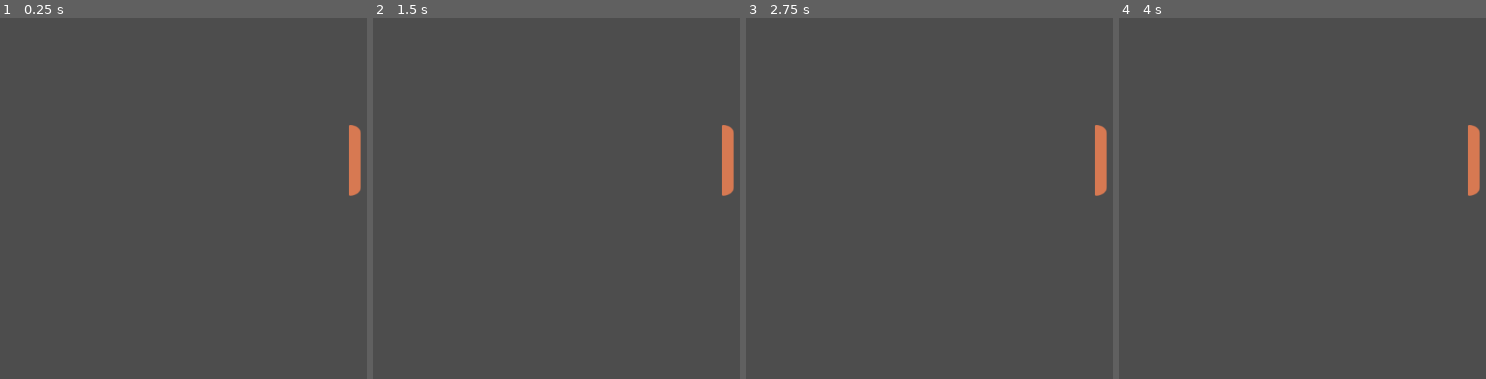
Above: before the commit, frames 1-4 (left to right).
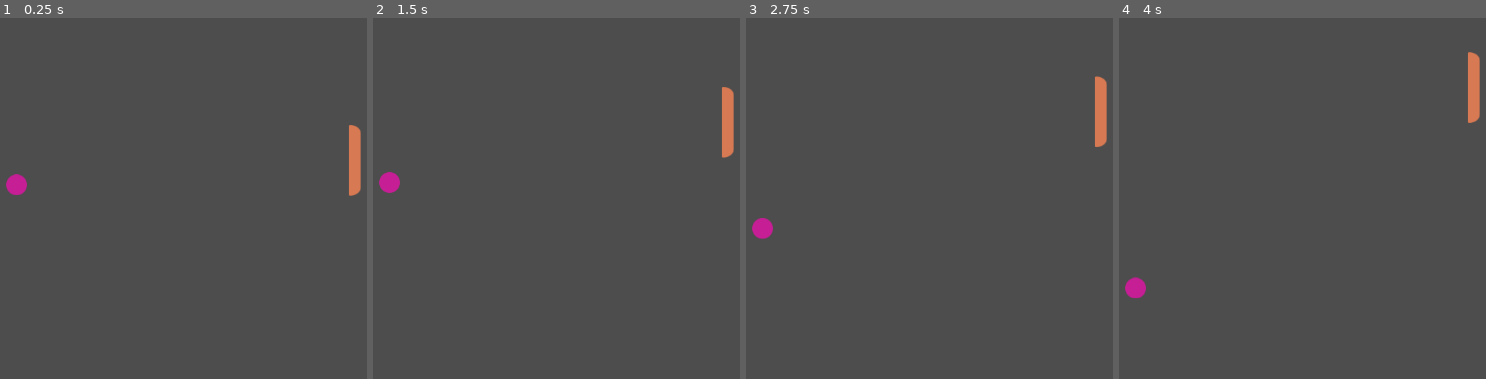
Above: after the commit, the same moments.

Repository: GeoRosa2019/GodotArcadeGame
Game: Godot game, scene res://Scenes/game.tscn
Same seed, same stepped clock (60 frames per second), same inputs: the game is played once before the commit and once after it.
Inputs:
- Up to frame 1 (0.25 s): no input
- Up to frame 2 (1.5 s): hold Up (move_up, bound only after the commit) 0.53-1.28 s; hold Down (move_down, bound only after the commit) from 1.28 s (still down)
- Up to frame 3 (2.75 s): release Down (move_down, bound only after the commit) at 2.03 s; hold Up (move_up, bound only after the commit) from 2.03 s (still down)
- Up to frame 4 (4 s): release Up (move_up, bound only after the commit) at 3.53 s; hold Down (move_down, bound only after the commit) from 3.53 s (still down)

The runs differ from the first frame. In frame 1, 0.3% of the frame differs, in the area x 1-8%, y 43-50%; in frame 2, 1.0%; in frame 3, 1.2%; in frame 4, 1.5%, in the area x 1-99%, y 9-78%.
Error before the commit: Parse Error: Member "velocity" redefined (original in native class 'CharacterBody2D') (res://Scripts/player.gd:6)

Commit message:
Player score, Ball physics and Boarders
Finished the Boarders and adding a a player score to test.

Diff:
--- /dev/null
+++ b/Scenes/ball.tscn
@@ -0,0 +1,20 @@
+[gd_scene format=3 uid="uid://b6nqulstgu038"]
+
+[ext_resource type="Texture2D" uid="uid://bpnl8h1jq00k" path="res://Assets/simple-ping-pong-2Dgame-assets/arts/Ball.png" id="1_d60mj"]
+[ext_resource type="Script" uid="uid://m4vs7y2hju6w" path="res://Scripts/ball.gd" id="1_ij5cq"]
+
+[sub_resource type="PhysicsMaterial" id="PhysicsMaterial_ij5cq"]
+bounce = 1.0
+
+[sub_resource type="CircleShape2D" id="CircleShape2D_ij5cq"]
+
+[node name="Ball" type="RigidBody2D" unique_id=1617145105]
+physics_material_override = SubResource("PhysicsMaterial_ij5cq")
+script = ExtResource("1_ij5cq")
+
+[node name="Sprite2D" type="Sprite2D" parent="." unique_id=1113394867]
+texture = ExtResource("1_d60mj")
+
+[node name="CollisionShape2D" type="CollisionShape2D" parent="." unique_id=1138092591]
+scale = Vector2(1.5, 1.5)
+shape = SubResource("CircleShape2D_ij5cq")
--- /dev/null
+++ b/Scenes/boarders.tscn
@@ -0,0 +1,9 @@
+[gd_scene format=3 uid="uid://dsircs1b07ld6"]
+
+[sub_resource type="RectangleShape2D" id="RectangleShape2D_eh142"]
+size = Vector2(74, 20)
+
+[node name="Borders" type="StaticBody2D" unique_id=2071439571]
+
+[node name="CollisionShape2D" type="CollisionShape2D" parent="." unique_id=121280307]
+shape = SubResource("RectangleShape2D_eh142")
--- /dev/null
+++ b/Scenes/enemy.tscn
@@ -0,0 +1,14 @@
+[gd_scene format=3 uid="uid://oupkj82f7mgx"]
+
+[ext_resource type="Texture2D" uid="uid://dgrttclttk30f" path="res://Assets/simple-ping-pong-2Dgame-assets/arts/Computer.png" id="1_hghv2"]
+
+[sub_resource type="RectangleShape2D" id="RectangleShape2D_1f0kj"]
+size = Vector2(20, 122)
+
+[node name="Enemy" type="CharacterBody2D" unique_id=834128417]
+
+[node name="Sprite2D" type="Sprite2D" parent="." unique_id=1810406173]
+texture = ExtResource("1_hghv2")
+
+[node name="CollisionShape2D" type="CollisionShape2D" parent="." unique_id=2037922869]
+shape = SubResource("RectangleShape2D_1f0kj")
--- a/Scenes/game.tscn
+++ b/Scenes/game.tscn
@@ -1,6 +1,9 @@
 [gd_scene format=3 uid="uid://bxq7r4s53oqmi"]
 
 [ext_resource type="PackedScene" uid="uid://bbgq21qgtiv1y" path="res://Scenes/player.tscn" id="1_ebmjs"]
+[ext_resource type="PackedScene" uid="uid://b6nqulstgu038" path="res://Scenes/ball.tscn" id="2_qxrlw"]
+[ext_resource type="PackedScene" uid="uid://dsircs1b07ld6" path="res://Scenes/boarders.tscn" id="3_wrm1d"]
+[ext_resource type="PackedScene" uid="uid://b83jtfkvfjk3b" path="res://Scenes/score_zone.tscn" id="4_3dryh"]
 
 [node name="Game" type="Node2D" unique_id=102264006]
 
@@ -8,3 +11,26 @@
 position = Vector2(491, 3)
 
 [node name="Camera2D" type="Camera2D" parent="." unique_id=1928103235]
+
+[node name="Ball" parent="." unique_id=1617145105 instance=ExtResource("2_qxrlw")]
+position = Vector2(3, 1)
+
+[node name="Borders" type="Node" parent="." unique_id=903860754]
+
+[node name="Borders" parent="Borders" unique_id=2071439571 instance=ExtResource("3_wrm1d")]
+position = Vector2(-2, 329)
+scale = Vector2(15.800001, 1)
+
+[node name="Borders2" parent="Borders" unique_id=840304297 instance=ExtResource("3_wrm1d")]
+position = Vector2(-2, -313.99997)
+scale = Vector2(15.800001, 1)
+
+[node name="scoreZones" type="Node" parent="." unique_id=20897238]
+
+[node name="scoreZone" parent="scoreZones" unique_id=1852793413 instance=ExtResource("4_3dryh")]
+position = Vector2(-576, 5)
+scale = Vector2(1, 31.080002)
+
+[node name="scoreZone2" parent="scoreZones" unique_id=1050867317 instance=ExtResource("4_3dryh")]
+position = Vector2(572, 9)
+scale = Vector2(1, 31.080002)
--- /dev/null
+++ b/Scenes/score_zone.tscn
@@ -0,0 +1,13 @@
+[gd_scene format=3 uid="uid://b83jtfkvfjk3b"]
+
+[ext_resource type="Script" uid="uid://b8fy7rq7x3m0i" path="res://Scripts/score_zone.gd" id="1_0jdsr"]
+
+[sub_resource type="RectangleShape2D" id="RectangleShape2D_x1r6g"]
+
+[node name="scoreZone" type="Area2D" unique_id=1852793413]
+script = ExtResource("1_0jdsr")
+
+[node name="CollisionShape2D" type="CollisionShape2D" parent="." unique_id=2014062868]
+shape = SubResource("RectangleShape2D_x1r6g")
+
+[connection signal="body_entered" from="." to="." method="_on_body_entered"]
--- /dev/null
+++ b/Scripts/ball.gd
@@ -0,0 +1,11 @@
+extends RigidBody2D
+
+
+# Called when the node enters the scene tree for the first time.
+func _ready() -> void:
+	pass # Replace with function body.
+
+
+# Called every frame. 'delta' is the elapsed time since the previous frame.
+func _process(delta: float) -> void:
+	pass
--- a/Scripts/player.gd
+++ b/Scripts/player.gd
@@ -1,11 +1,13 @@
 extends CharacterBody2D
 
-
-const SPEED = 300.0
-
-var velocity = Vector2(300, 200)  # diagonal movement
+@export var speed: float = 100.0
+var direction = 0.0
 
 func _physics_process(delta):
-	position += velocity * delta
-	velocity.y = -velocity.y
-	velocity.x = -velocity.x
+	if Input.is_action_pressed("move_up"):
+		direction = -1.0
+	elif Input.is_action_pressed("move_down"):
+		direction = 1.0
+
+	velocity = Vector2(0.0, direction * speed)
+	move_and_slide()
--- /dev/null
+++ b/Scripts/score_zone.gd
@@ -0,0 +1,10 @@
+extends Area2D
+
+var playerScore = 0
+
+
+
+func _on_body_entered(_body: Node2D) -> void:
+	playerScore += 1
+	print("Player score is: ", playerScore)
+	queue_free()
--- a/project.godot
+++ b/project.godot
@@ -19,6 +19,19 @@
 
 project/assembly_name="ArcadeGame"
 
+[input]
+
+move_up={
+"deadzone": 0.2,
+"events": [Object(InputEventKey,"resource_local_to_scene":false,"resource_name":"","device":-1,"window_id":0,"alt_pressed":false,"shift_pressed":false,"ctrl_pressed":false,"meta_pressed":false,"pressed":false,"keycode":0,"physical_keycode":4194320,"key_label":0,"unicode":0,"location":0,"echo":false,"script":null)
+]
+}
+move_down={
+"deadzone": 0.2,
+"events": [Object(InputEventKey,"resource_local_to_scene":false,"resource_name":"","device":-1,"window_id":0,"alt_pressed":false,"shift_pressed":false,"ctrl_pressed":false,"meta_pressed":false,"pressed":false,"keycode":0,"physical_keycode":4194322,"key_label":0,"unicode":0,"location":0,"echo":false,"script":null)
+]
+}
+
 [physics]
 
 3d/physics_engine="Jolt Physics"
Not shown, added: Scripts/ball.gd.uid
Not shown, added: Scripts/score_zone.gd.uid
